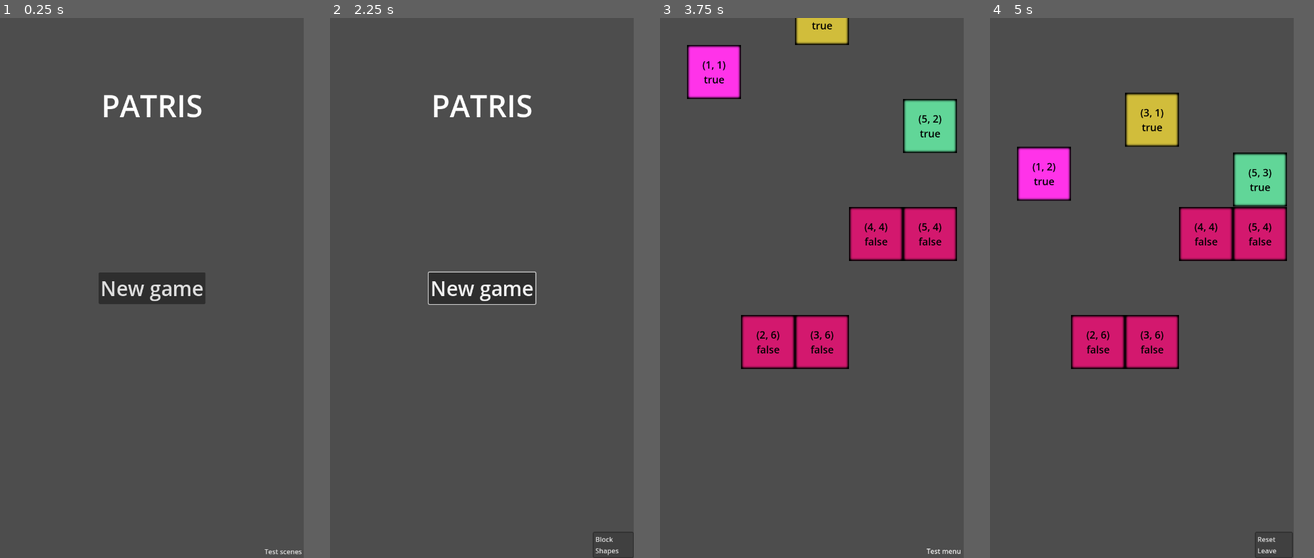
Above: before the commit, frames 1-4 (left to right).
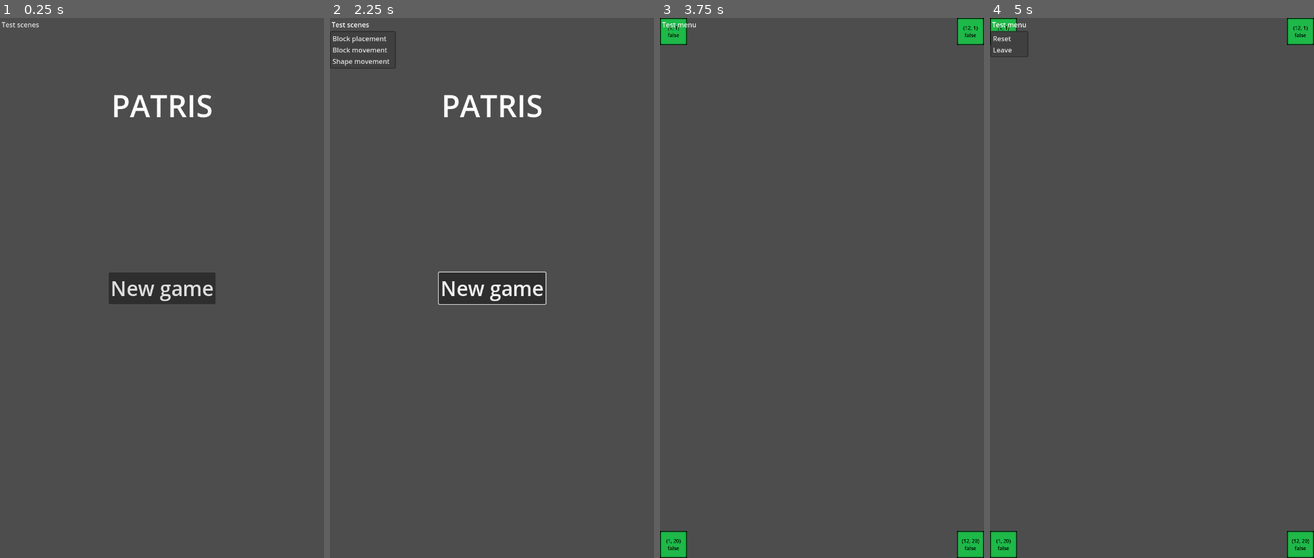
Above: after the commit, the same moments.

Repository: pandulapeter/wrapris
Game: Godot game, scene res://main.tscn
Same seed, same stepped clock (60 frames per second), same inputs: the game is played once before the commit and once after it.
Inputs:
- Up to frame 1 (0.25 s): no input
- Up to frame 2 (2.25 s): click "New game" at 0.5 s; click "New game" at 1.25 s; click "Test scenes" at 2 s
- Up to frame 3 (3.75 s): tap Enter at 2.75 s; hold Right (shape_move_right) 2.78-3.53 s; hold Space (shape_rotate) 2.78-3.53 s; hold Down (shape_move_down) from 3.53 s (still down); tap Space (shape_rotate) at 3.6 s
- Up to frame 4 (5 s): release Down (shape_move_down) at 4.25 s; click "Test menu" at 4.25 s
In our replay, the window is 450x800 before the commit and 480x800 after it. These sizes can differ from the game's own. Grey fills any space a smaller window leaves; there, only what the larger window draws over its background counts as a difference.

The runs differ from the first frame. In frame 1, 1.7% of the frame differs, in the area x 0-94%, y 0-100%; in frame 2, 2.1%; in frame 3, 13%; in frame 4, 13%, in the area x 0-100%, y 0-100%.

Commit message:
Improve block snapping logic.

Diff:
--- a/block/block.gd
+++ b/block/block.gd
@@ -4,6 +4,7 @@
 @export var shouldShowDebugInfo: bool = false
 @export var movementSpeed: float = -1
 @export var isMoving: bool = true
+@export var moveTimerWaitTime: float = 0.5
 var normalizedDestination: Vector2
 var normalizedDestinationInNextFrame: Vector2
 var shapeId = ""
@@ -27,9 +28,13 @@
 	if groupName != "blocks":
 		shapeId = groupName
 
+	# Initialize the timer
+	$MoveTimer.wait_time = moveTimerWaitTime
+
 	# Set the block color
 	if tint != null:
 		$Sprite.modulate = tint
+
 	# Handle debugging
 	$Label.visible = shouldShowDebugInfo
 	refreshDebugText()
@@ -37,6 +42,7 @@
 func _process(delta):
 	if normalizedDestinationInNextFrame != normalizedDestination:
 		normalizedDestination = normalizedDestinationInNextFrame
+		refreshDebugText()
 
 	# Input handling
 	if Input.is_action_just_pressed("shape_move_left"):
@@ -66,7 +72,8 @@
 	)
 
 func denormalizePosition(position: Vector2):
-	return position * calculateNormalizationScale()
+	var scale = calculateNormalizationScale()
+	return (position * scale) - (Vector2(1, 1) * scale / 2)
 
 func moveLeft():
 	move(Vector2.LEFT)
--- /dev/null
+++ b/block/block_movement_test.tscn
@@ -0,0 +1,57 @@
+[gd_scene load_steps=3 format=3 uid="uid://dw8n64bo2mr10"]
+
+[ext_resource type="PackedScene" uid="uid://3rnb46mqief4" path="res://block/block.tscn" id="1_facbx"]
+[ext_resource type="PackedScene" uid="uid://bhqmsjpfrii24" path="res://shared/test_menu.tscn" id="2_kgiwx"]
+
+[node name="BlockMovementTest" type="Node2D"]
+position = Vector2(1, 0)
+
+[node name="MovingBlock01" parent="." instance=ExtResource("1_facbx")]
+position = Vector2(320, 0)
+tint = Color(0.819608, 0.741176, 0.231373, 1)
+shouldShowDebugInfo = true
+
+[node name="MovingBlock02" parent="." instance=ExtResource("1_facbx")]
+position = Vector2(64, 128)
+tint = Color(1, 0.2, 0.913725, 1)
+shouldShowDebugInfo = true
+
+[node name="MovingBlock03" parent="." instance=ExtResource("1_facbx")]
+position = Vector2(576, 192)
+tint = Color(0.380392, 0.839216, 0.596078, 1)
+shouldShowDebugInfo = true
+
+[node name="StaticBlock01" parent="." instance=ExtResource("1_facbx")]
+position = Vector2(576, 512)
+tint = Color(0.827451, 0.0941176, 0.431373, 1)
+shouldShowDebugInfo = true
+isMoving = false
+
+[node name="StaticBlock02" parent="." instance=ExtResource("1_facbx")]
+position = Vector2(448, 512)
+tint = Color(0.827451, 0.0941176, 0.431373, 1)
+shouldShowDebugInfo = true
+isMoving = false
+
+[node name="StaticBlock03" parent="." instance=ExtResource("1_facbx")]
+position = Vector2(312, 768)
+tint = Color(0.827451, 0.0941176, 0.431373, 1)
+shouldShowDebugInfo = true
+isMoving = false
+
+[node name="StaticBlock04" parent="." instance=ExtResource("1_facbx")]
+position = Vector2(192, 768)
+tint = Color(0.827451, 0.0941176, 0.431373, 1)
+shouldShowDebugInfo = true
+isMoving = false
+
+[node name="StaticBlock05" parent="." instance=ExtResource("1_facbx")]
+position = Vector2(640, 1088)
+tint = Color(0.827451, 0.0941176, 0.431373, 1)
+shouldShowDebugInfo = true
+isMoving = false
+
+[node name="TestMenuMenuButton" parent="." instance=ExtResource("2_kgiwx")]
+offset_right = 90.0
+offset_bottom = 31.0
+size_flags_vertical = 8
--- /dev/null
+++ b/block/block_placement_test.tscn
@@ -0,0 +1,40 @@
+[gd_scene load_steps=3 format=3 uid="uid://2neqknijlka6"]
+
+[ext_resource type="PackedScene" uid="uid://3rnb46mqief4" path="res://block/block.tscn" id="1_dbyp8"]
+[ext_resource type="PackedScene" uid="uid://bhqmsjpfrii24" path="res://shared/test_menu.tscn" id="2_7dri8"]
+
+[node name="BlockPlacementTest" type="Node2D"]
+position = Vector2(1, 0)
+
+[node name="StaticBlock01" parent="." instance=ExtResource("1_dbyp8")]
+position = Vector2(735, 32)
+scale = Vector2(0.25, 0.25)
+tint = Color(0.117647, 0.72549, 0.286275, 1)
+shouldShowDebugInfo = true
+isMoving = false
+
+[node name="StaticBlock02" parent="." instance=ExtResource("1_dbyp8")]
+position = Vector2(31, 32)
+scale = Vector2(0.25, 0.25)
+tint = Color(0.117647, 0.72549, 0.286275, 1)
+shouldShowDebugInfo = true
+isMoving = false
+
+[node name="StaticBlock03" parent="." instance=ExtResource("1_dbyp8")]
+position = Vector2(735, 1248)
+scale = Vector2(0.25, 0.25)
+tint = Color(0.117647, 0.72549, 0.286275, 1)
+shouldShowDebugInfo = true
+isMoving = false
+
+[node name="StaticBlock04" parent="." instance=ExtResource("1_dbyp8")]
+position = Vector2(31, 1248)
+scale = Vector2(0.25, 0.25)
+tint = Color(0.117647, 0.72549, 0.286275, 1)
+shouldShowDebugInfo = true
+isMoving = false
+
+[node name="TestMenuMenuButton" parent="." instance=ExtResource("2_7dri8")]
+offset_right = 90.0
+offset_bottom = 31.0
+size_flags_vertical = 8
--- a/block/block_test.tscn
+++ /dev/null
@@ -1,59 +0,0 @@
-[gd_scene load_steps=3 format=3 uid="uid://dw8n64bo2mr10"]
-
-[ext_resource type="PackedScene" uid="uid://3rnb46mqief4" path="res://block/block.tscn" id="1_uqtwy"]
-[ext_resource type="PackedScene" uid="uid://bhqmsjpfrii24" path="res://shared/test_menu.tscn" id="2_1gcaf"]
-
-[node name="BlockTest" type="Node2D"]
-
-[node name="MovingBlock01" parent="." instance=ExtResource("1_uqtwy")]
-position = Vector2(382, 26)
-tint = Color(0.819608, 0.741176, 0.231373, 1)
-shouldShowDebugInfo = true
-
-[node name="MovingBlock02" parent="." instance=ExtResource("1_uqtwy")]
-position = Vector2(113, 182)
-tint = Color(1, 0.2, 0.913725, 1)
-shouldShowDebugInfo = true
-
-[node name="MovingBlock03" parent="." instance=ExtResource("1_uqtwy")]
-position = Vector2(616, 212)
-tint = Color(0.380392, 0.839216, 0.596078, 1)
-shouldShowDebugInfo = true
-
-[node name="StaticBlock01" parent="." instance=ExtResource("1_uqtwy")]
-position = Vector2(588, 528)
-tint = Color(0.827451, 0.0941176, 0.431373, 1)
-shouldShowDebugInfo = true
-isMoving = false
-
-[node name="StaticBlock02" parent="." instance=ExtResource("1_uqtwy")]
-position = Vector2(455, 523)
-tint = Color(0.827451, 0.0941176, 0.431373, 1)
-shouldShowDebugInfo = true
-isMoving = false
-
-[node name="StaticBlock03" parent="." instance=ExtResource("1_uqtwy")]
-position = Vector2(330, 797)
-tint = Color(0.827451, 0.0941176, 0.431373, 1)
-shouldShowDebugInfo = true
-isMoving = false
-
-[node name="StaticBlock04" parent="." instance=ExtResource("1_uqtwy")]
-position = Vector2(200, 793)
-tint = Color(0.827451, 0.0941176, 0.431373, 1)
-shouldShowDebugInfo = true
-isMoving = false
-
-[node name="TestMenuMenuButton" parent="." instance=ExtResource("2_1gcaf")]
-anchors_preset = 3
-anchor_left = 1.0
-anchor_top = 1.0
-anchor_right = 1.0
-anchor_bottom = 1.0
-offset_left = 628.0
-offset_top = 1248.0
-offset_right = 718.0
-offset_bottom = 1279.0
-grow_horizontal = 0
-grow_vertical = 0
-size_flags_vertical = 8
--- a/main.gd
+++ b/main.gd
@@ -1,18 +1,22 @@
 extends Node
 
 enum TestSceneId {
-	BLOCK,
-	SHAPES
+	BLOCK_PLACEMENT,
+	BLOCK_MOVEMENT,
+	SHAPE_MOVEMENT
 }
 
 func _ready():
-	$TestScenesMenuButton.get_popup().add_item("Block", TestSceneId.BLOCK)
-	$TestScenesMenuButton.get_popup().add_item("Shapes", TestSceneId.SHAPES)
+	$TestScenesMenuButton.get_popup().add_item("Block placement", TestSceneId.BLOCK_PLACEMENT)
+	$TestScenesMenuButton.get_popup().add_item("Block movement", TestSceneId.BLOCK_MOVEMENT)
+	$TestScenesMenuButton.get_popup().add_item("Shape movement", TestSceneId.SHAPE_MOVEMENT)
 	$TestScenesMenuButton.get_popup().id_pressed.connect(onTestSceneSelected)
 
 func onTestSceneSelected(sceneId: TestSceneId):
 	match sceneId:
-		TestSceneId.BLOCK:
-			get_tree().change_scene_to_file("res://block/block_test.tscn")
-		TestSceneId.SHAPES:
-			get_tree().change_scene_to_file("res://shapes/shape_test.tscn")
+		TestSceneId.BLOCK_PLACEMENT:
+			get_tree().change_scene_to_file("res://block/block_placement_test.tscn")
+		TestSceneId.BLOCK_MOVEMENT:
+			get_tree().change_scene_to_file("res://block/block_movement_test.tscn")
+		TestSceneId.SHAPE_MOVEMENT:
+			get_tree().change_scene_to_file("res://shapes/shape_movement_test.tscn")
--- a/main.tscn
+++ b/main.tscn
@@ -18,15 +18,8 @@
 uppercase = true
 
 [node name="TestScenesMenuButton" type="MenuButton" parent="."]
-anchors_preset = 3
-anchor_left = 1.0
-anchor_top = 1.0
-anchor_right = 1.0
-anchor_bottom = 1.0
-offset_left = -97.0
-offset_top = -31.0
-grow_horizontal = 0
-grow_vertical = 0
+offset_right = 97.0
+offset_bottom = 31.0
 text = "Test scenes"
 
 [node name="NewGameButton" type="Button" parent="."]
--- a/project.godot
+++ b/project.godot
@@ -21,9 +21,9 @@
 
 [display]
 
-window/size/viewport_width=720
+window/size/viewport_width=768
 window/size/viewport_height=1280
-window/size/resizable=false
+window/stretch/mode="viewport"
 window/handheld/orientation=1
 
 [input]
--- a/shapes/base_shape.gd
+++ b/shapes/base_shape.gd
@@ -4,6 +4,7 @@
 
 @export var tint: Color = Color.WHITE
 @export var shouldShowDebugInfo: bool = false
+@export var moveTimerWaitTime: float = 0.5
 var shapeId
 
 func getChildBlocks():
@@ -28,6 +29,7 @@
 	for block in get_children():
 		block.tint = tint
 		block.shouldShowDebugInfo = shouldShowDebugInfo
+		block.moveTimerWaitTime = moveTimerWaitTime
 		block.initializeInheritedState(shapeId)
 
 func _unhandled_input(event):
--- a/shapes/shape01/shape_01.tscn
+++ b/shapes/shape01/shape_01.tscn
@@ -7,13 +7,17 @@
 script = ExtResource("1_6xpcm")
 
 [node name="Block01" parent="." instance=ExtResource("1_w7wrd")]
-position = Vector2(-48, 0)
+position = Vector2(-32, 0)
+scale = Vector2(0.25, 0.25)
 
 [node name="Block02" parent="." instance=ExtResource("1_w7wrd")]
-position = Vector2(192, 0)
+position = Vector2(96, 0)
+scale = Vector2(0.25, 0.25)
 
 [node name="Block03" parent="." instance=ExtResource("1_w7wrd")]
-position = Vector2(64, 0)
+position = Vector2(32, 0)
+scale = Vector2(0.25, 0.25)
 
 [node name="Block04" parent="." instance=ExtResource("1_w7wrd")]
-position = Vector2(-160, 0)
+position = Vector2(-96, 0)
+scale = Vector2(0.25, 0.25)
--- /dev/null
+++ b/shapes/shape_movement_test.tscn
@@ -0,0 +1,33 @@
+[gd_scene load_steps=4 format=3 uid="uid://ueyeglw6stlp"]
+
+[ext_resource type="PackedScene" uid="uid://c3ca85mocyi1w" path="res://shapes/shape01/shape_01.tscn" id="1_khquu"]
+[ext_resource type="PackedScene" uid="uid://3rnb46mqief4" path="res://block/block.tscn" id="2_y48lt"]
+[ext_resource type="PackedScene" uid="uid://bhqmsjpfrii24" path="res://shared/test_menu.tscn" id="3_lo2pg"]
+
+[node name="ShapeMovementTest" type="Node2D"]
+
+[node name="Shape01" parent="." instance=ExtResource("1_khquu")]
+position = Vector2(399, 101)
+tint = Color(0.890196, 0.243137, 0.937255, 1)
+shouldShowDebugInfo = true
+moveTimerWaitTime = 1.0
+
+[node name="StaticBlock01" parent="." instance=ExtResource("2_y48lt")]
+position = Vector2(425, 988)
+scale = Vector2(0.25, 0.25)
+tint = Color(1, 0.207843, 0.129412, 1)
+shouldShowDebugInfo = true
+isMoving = false
+
+[node name="StaticBlock02" parent="." instance=ExtResource("2_y48lt")]
+position = Vector2(102, 583)
+scale = Vector2(0.25, 0.25)
+tint = Color(1, 0.207843, 0.129412, 1)
+shouldShowDebugInfo = true
+isMoving = false
+
+[node name="TestMenuMenuButton" parent="." instance=ExtResource("3_lo2pg")]
+offset_right = 90.0
+offset_bottom = 31.0
+size_flags_horizontal = 4
+size_flags_vertical = 4
--- a/shapes/shape_test.tscn
+++ /dev/null
@@ -1,30 +0,0 @@
-[gd_scene load_steps=4 format=3 uid="uid://ueyeglw6stlp"]
-
-[ext_resource type="PackedScene" uid="uid://c3ca85mocyi1w" path="res://shapes/shape01/shape_01.tscn" id="1_4yog8"]
-[ext_resource type="PackedScene" uid="uid://bhqmsjpfrii24" path="res://shared/test_menu.tscn" id="2_1gqtl"]
-[ext_resource type="PackedScene" uid="uid://3rnb46mqief4" path="res://block/block.tscn" id="3_8e8lm"]
-
-[node name="ShapeTest" type="Node2D"]
-
-[node name="Shape01" parent="." instance=ExtResource("1_4yog8")]
-position = Vector2(415, 108)
-tint = Color(0.890196, 0.243137, 0.937255, 1)
-shouldShowDebugInfo = true
-
-[node name="StaticBlock01" parent="." instance=ExtResource("3_8e8lm")]
-position = Vector2(425, 988)
-tint = Color(1, 0.207843, 0.129412, 1)
-shouldShowDebugInfo = true
-isMoving = false
-
-[node name="StaticBlock02" parent="." instance=ExtResource("3_8e8lm")]
-position = Vector2(102, 583)
-tint = Color(1, 0.207843, 0.129412, 1)
-shouldShowDebugInfo = true
-isMoving = false
-
-[node name="TestMenuMenuButton" parent="." instance=ExtResource("2_1gqtl")]
-offset_left = 615.0
-offset_top = 1234.0
-offset_right = 705.0
-offset_bottom = 1265.0
--- a/shared/shared.gd
+++ b/shared/shared.gd
@@ -5,7 +5,10 @@
 
 func _unhandled_input(event):
 		if event.is_action_pressed("ui_exit"):
-			get_tree().quit()
+			if get_parent().get_child(1).get_name() == "Main":
+				get_tree().quit()
+			else:
+				get_tree().change_scene_to_file("res://main.tscn")
 
 func navigateToMainScreen():
 	shapeCount = 0
